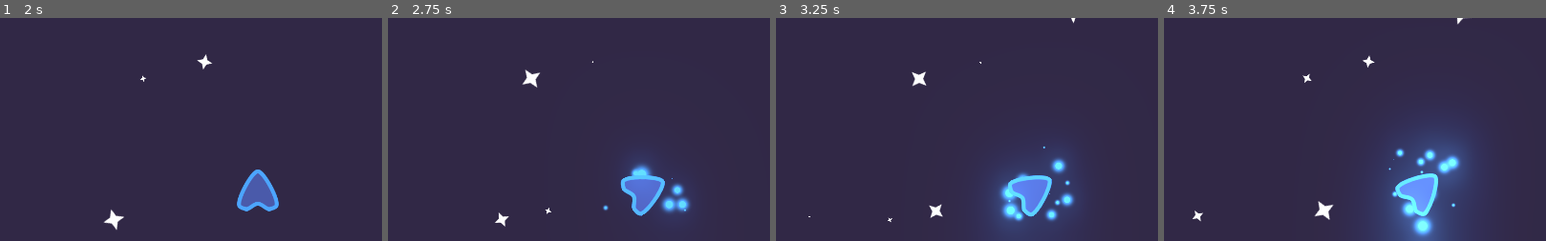
Above: before the commit, frames 1-4 (left to right).
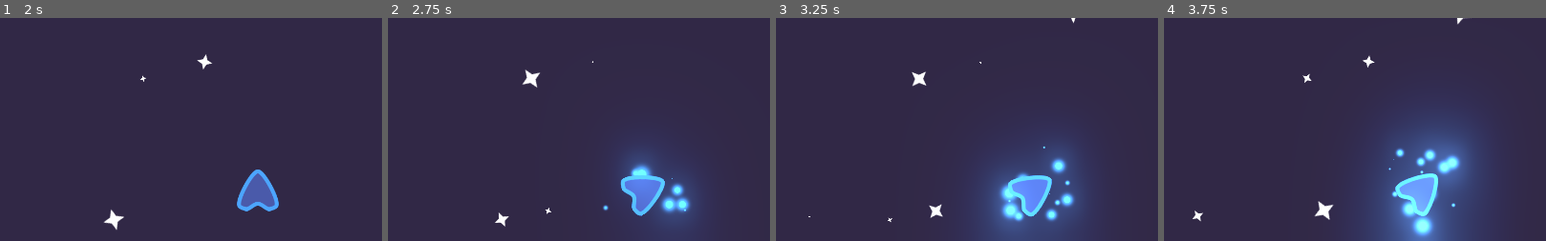
Above: after the commit, the same moments.

Repository: gdquest-demos/godot-visual-effects
Game: Godot game, scene res://Demos/ChargingDemo.tscn
Two runs of this game, one before a commit and one after it. Both use one fixed random seed, a clock stepped at 60 frames per second and the inputs below. The project has no main scene, so this scene is started directly.
Inputs (mouse positions are % of the whole screen's width and height, from its top left):
- Up to frame 1 (2 s): move the mouse to (72, 45) at 0.52 s; tap Enter at 1.25 s; move the mouse to (30, 55) at 1.27 s
- Up to frame 2 (2.75 s): move the mouse to (60, 28) at 2.02 s
- Up to frame 3 (3.25 s): move the mouse to (45, 70) at 2.77 s
- Up to frame 4 (3.75 s): move the mouse to (80, 65) at 3.52 s
The pictures show only the part of the screen within x 16-66%, y 50-100%; the shares and areas given below are measured in that part.

Frame 1 is identical in both runs. In frame 2, 1.2% of the frame differs, in the area x 57-80%, y 65-90%; in frame 3, 1.5%; in frame 4, 2.3%, in the area x 59-79%, y 57-100%.

Commit message:
Update charging effect animation

Diff:
--- a/godot/Charging/ChargingParticles.tscn
+++ b/godot/Charging/ChargingParticles.tscn
@@ -20,37 +20,38 @@
 scale = 0.5
 scale_random = 0.3
 scale_curve = SubResource( 2 )
+color = Color( 1.1, 1.1, 1.1, 1 )
 
 [sub_resource type="Animation" id=4]
 resource_name = "Charge"
 length = 2.0
 tracks/0/type = "value"
-tracks/0/path = NodePath(".:modulate")
+tracks/0/path = NodePath(".:speed_scale")
 tracks/0/interp = 1
 tracks/0/loop_wrap = true
 tracks/0/imported = false
 tracks/0/enabled = true
 tracks/0/keys = {
 "times": PoolRealArray( 0, 2 ),
-"transitions": PoolRealArray( 1, 1 ),
+"transitions": PoolRealArray( 2, 1 ),
 "update": 0,
-"values": [ Color( 1.1, 1.1, 1.1, 1 ), Color( 1.5, 1.5, 1.5, 1 ) ]
+"values": [ 0.5, 4.0 ]
 }
 tracks/1/type = "value"
-tracks/1/path = NodePath(".:speed_scale")
+tracks/1/path = NodePath(".:self_modulate")
 tracks/1/interp = 1
 tracks/1/loop_wrap = true
 tracks/1/imported = false
 tracks/1/enabled = true
 tracks/1/keys = {
 "times": PoolRealArray( 0, 2 ),
-"transitions": PoolRealArray( 2, 1 ),
+"transitions": PoolRealArray( 1, 1 ),
 "update": 0,
-"values": [ 0.5, 4.0 ]
+"values": [ Color( 1.1, 1.1, 1.1, 1 ), Color( 1.5, 1.5, 1.5, 1 ) ]
 }
 
 [node name="ChargingParticles" type="Particles2D"]
-modulate = Color( 1.5, 1.5, 1.5, 1 )
+self_modulate = Color( 1.5, 1.5, 1.5, 1 )
 amount = 16
 speed_scale = 4.0
 local_coords = false
Not shown: 10 places in godot/Demos/ChargingDemo.tscn that only renumber resources
